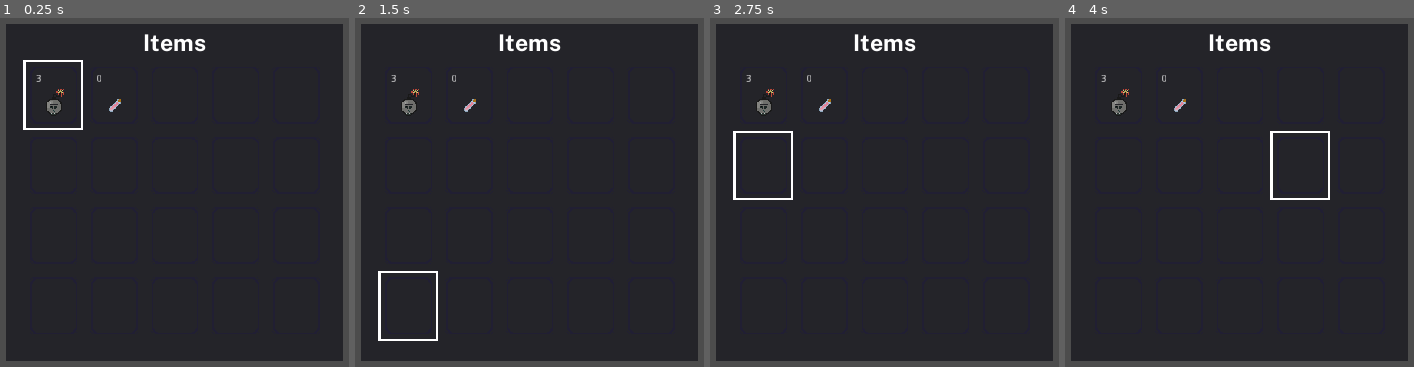
Above: before the commit, frames 1-4 (left to right).
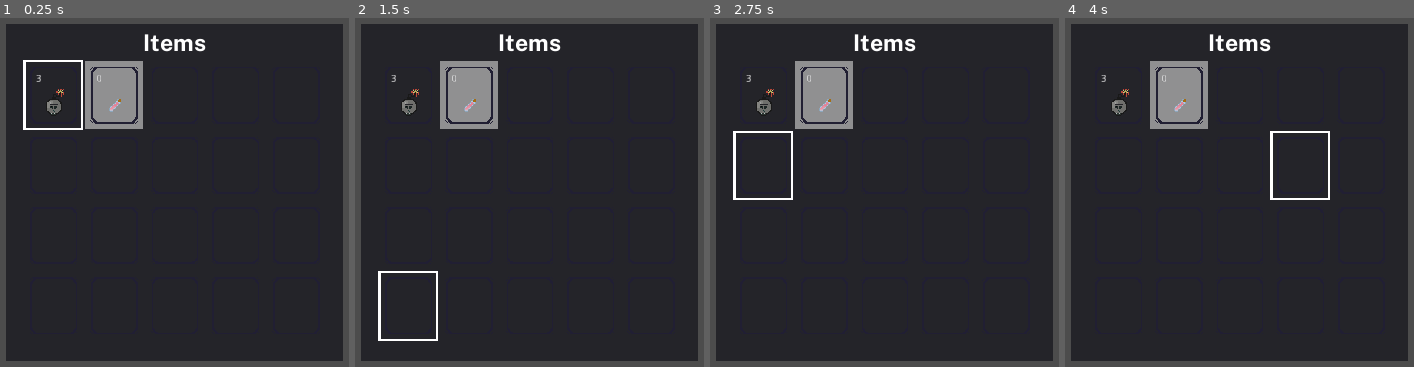
Above: after the commit, the same moments.

Repository: SiTOTG/Magic-Wars
Game: Godot game, scene res://Debug/Debug.tscn
Same seed, same stepped clock (60 frames per second), same inputs: the game is played once before the commit and once after it. This scene is started directly instead of the project's main scene.
Inputs (mouse positions are in pixels of both pictures, inside the frame that each line leads up to):
- Up to frame 1 (0.25 s): no input
- Up to frame 2 (1.5 s): tap Enter at 0.5 s; move the mouse to (686, 363) at 0.52 s; hold Up (Up) from 0.53 s (still down); tap Space (Accept) at 0.6, 1.25 s; click (686, 363) at 0.67 s; move the mouse to (outside the picture) at 1.27 s; tap A (Attack) at 1.35 s; click (outside the picture) at 1.42 s
- Up to frame 3 (2.75 s): tap Space (Accept) at 2 s; move the mouse to (842, 178) at 2.02 s; release Up (Up) at 2.03 s; hold Left (Left) from 2.03 s (still down); tap S (Special) at 2.1 s; click (842, 178) at 2.17 s
- Up to frame 4 (4 s): tap Space (Accept) at 2.75, 2.85, 3.5 s; move the mouse to (outside the picture) at 2.77 s; click (outside the picture) at 2.92 s; move the mouse to (1316, 122) at 3.52 s; release Left (Left) at 3.53 s; hold Down (Down) from 3.53 s (still down); tap A (Attack) at 3.6 s; click (1316, 122) at 3.67 s

The runs differ from the first frame. In frame 1, 2.9% of the frame differs, in the area x 24-41%, y 12-32%; in frame 2, 2.9%; in frame 3, 2.9%; in frame 4, 2.9%.
Error in both runs: Invalid get index 'items' (on base: 'Resource (Player.gd)'). (res://Debug/Debug.gd:6)

Commit message:
Make items consume

Diff:
--- a/Player/P1.tres
+++ b/Player/P1.tres
@@ -1,7 +1,8 @@
-[gd_resource type="Resource" load_steps=6 format=2]
+[gd_resource type="Resource" load_steps=8 format=2]
 
 [ext_resource path="res://Player/Player.gd" type="Script" id=1]
 [ext_resource path="res://Character/Dummy/Dummy.tres" type="Resource" id=2]
+[ext_resource path="res://World/Items/HealthVial.tres" type="Resource" id=3]
 [ext_resource path="res://World/Items/ItemSlot.gd" type="Script" id=4]
 [ext_resource path="res://World/Items/Bomb.tres" type="Resource" id=5]
 
@@ -10,8 +11,13 @@
 item = ExtResource( 5 )
 remaining = 2
 
+[sub_resource type="Resource" id=2]
+script = ExtResource( 4 )
+item = ExtResource( 3 )
+remaining = 0
+
 [resource]
 script = ExtResource( 1 )
 characters = [ ExtResource( 2 ) ]
-item_slots = [ SubResource( 1 ) ]
+item_slots = [ SubResource( 1 ), SubResource( 2 ) ]
 player_group = "P1 Characters"
--- a/World/Items/ItemSlotUI.gd
+++ b/World/Items/ItemSlotUI.gd
@@ -47,7 +47,9 @@
 		and event.button_index == BUTTON_LEFT\
 		and event.pressed\
 		and item_slot\
-		and hovering:
+		and hovering\
+		and item_slot.remaining != 0:
+		item_slot.remaining -= 1
 		emit_signal("selected_item", item_slot.item)
 	elif event is InputEventMouseMotion and hovering and not focus:
 		emit_signal("hovered")
@@ -56,3 +58,8 @@
 	if focus:
 		var rect = Rect2(Vector2.ZERO, rect_size)
 		draw_rect(rect, Color.white, false, 3.0)
+	if item_slot and item_slot.remaining == 0:
+		var rect = Rect2(Vector2.ZERO, rect_size)
+		var color := Color.gray
+		color.a = 0.7
+		draw_rect(rect, color, true)
